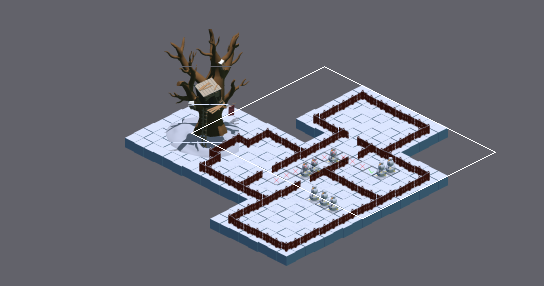
Two versions of a level (Tiled map (JSON), TBSA/Bin/Data/Tiled/1_Treehouse.json). The picture above shows the old version from afar; the outline marks the close-up.
Close-up. Before the edit:
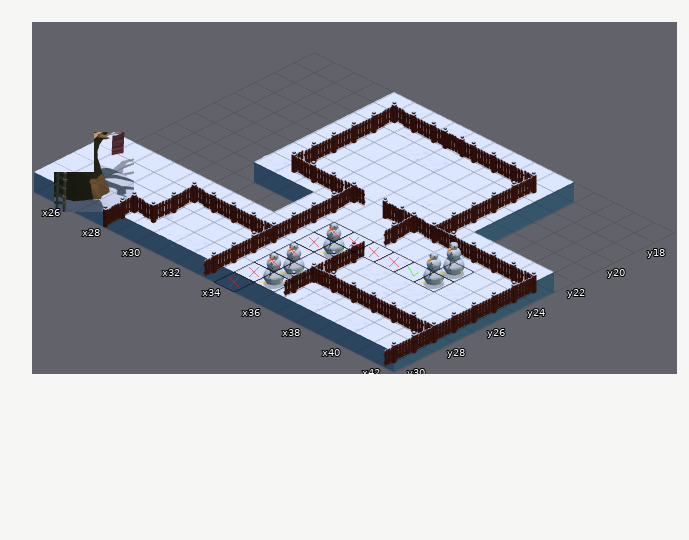
Cells are 128x64 px. Isometric: x runs down to the right, y down to the left. Shown: x 25..42, y 17..30. The commit also changed other parts of the map, which this record leaves out.
Once edited:
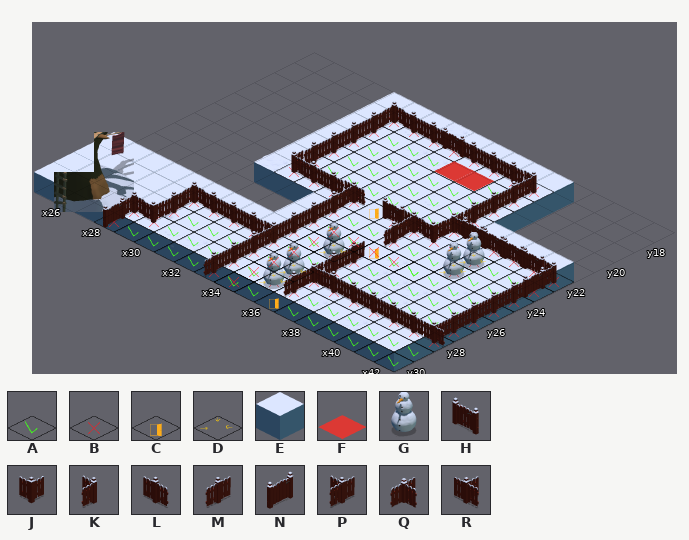
Key: from "_dataTileSheet": A 0, B 1, C 2, D 3; from "tileSheetFloors": E 16, F 33; from "tileSheetProps": G 17; from "tileSheetWalls": H 0, J 1, K 3, L 6, M 7, N 17, P 19, Q 21, R 22.
_ is an empty cell.
Tiles of an added or newly shown layer are drawn over the layers below it.
Edits made:
{"where": "layer \"floor\""}
{"y":22,"x":39,"old":"____","new":"EEEE"}
{"where": "layer \"_Room_1\" (now shown)"}
{"y":18,"x":30,"old":"________","new":"BBBBBBBB"}
{"y":19,"x":30,"old":"________","new":"BAAAAAAB"}
{"y":20,"x":30,"old":"________","new":"BAAAAAAB"}
{"y":21,"x":30,"old":"________","new":"BAAAAAAB"}
{"y":22,"x":30,"old":"_____________","new":"BAAAAAABBBBBB"}
{"y":23,"x":30,"old":"_____________","new":"BBBBCBBBBBAAB"}
{"y":24,"x":33,"old":"__________","new":"BAABAABAAB"}
{"y":25,"x":33,"old":"__________","new":"BAACAAAAAB"}
{"y":26,"x":33,"old":"__________","new":"BABBAAAAAB"}
{"y":27,"x":29,"old":"______________","new":"BBBBBAABAAAAAB"}
{"y":28,"x":29,"old":"______________","new":"BAAABABBBBBBBB"}
{"y":29,"x":28,"old":"_______________","new":"BBAAABABBAAAAAA"}
{"y":30,"x":28,"old":"_______________","new":"BAAAABAACAAAAAA"}
{"where": "layer \"walls\""}
{"y":22,"x":37,"old":"M_____","new":"QHHHHK"}
{"y":23,"x":37,"old":"RLLLLK","new":"J____N"}
{"y":28,"x":42,"old":"P","new":"R"}
{"y":29,"x":42,"old":"M","new":"_"}
{"y":30,"x":42,"old":"M","new":"_"}
{"where": "layer \"objectives\""}
{"y":19,"x":34,"old":"__","new":"FF"}
{"where": "layer \"coverFront\""}
{"y":23,"x":39,"old":"_","new":"G"}
{"y":25,"x":39,"old":"G","new":"_"}
{"where": "layer \"_covers\""}
{"y":23,"x":39,"old":"_","new":"D"}
{"y":25,"x":39,"old":"D","new":"_"}
